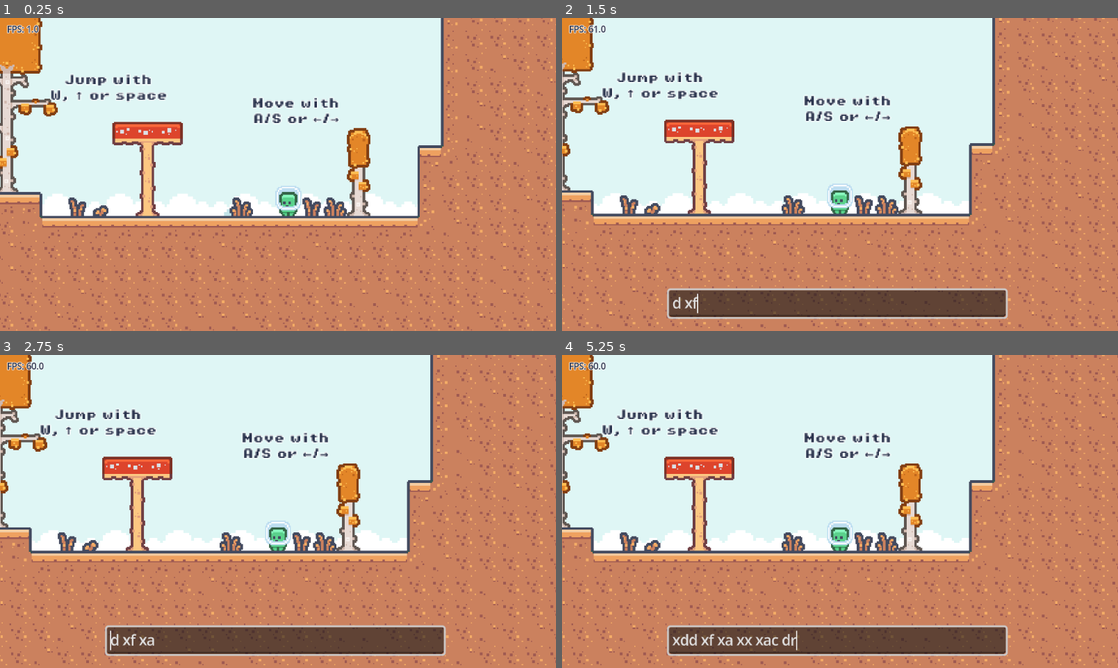
Above: before the commit, frames 1-4 (two rows, left to right).
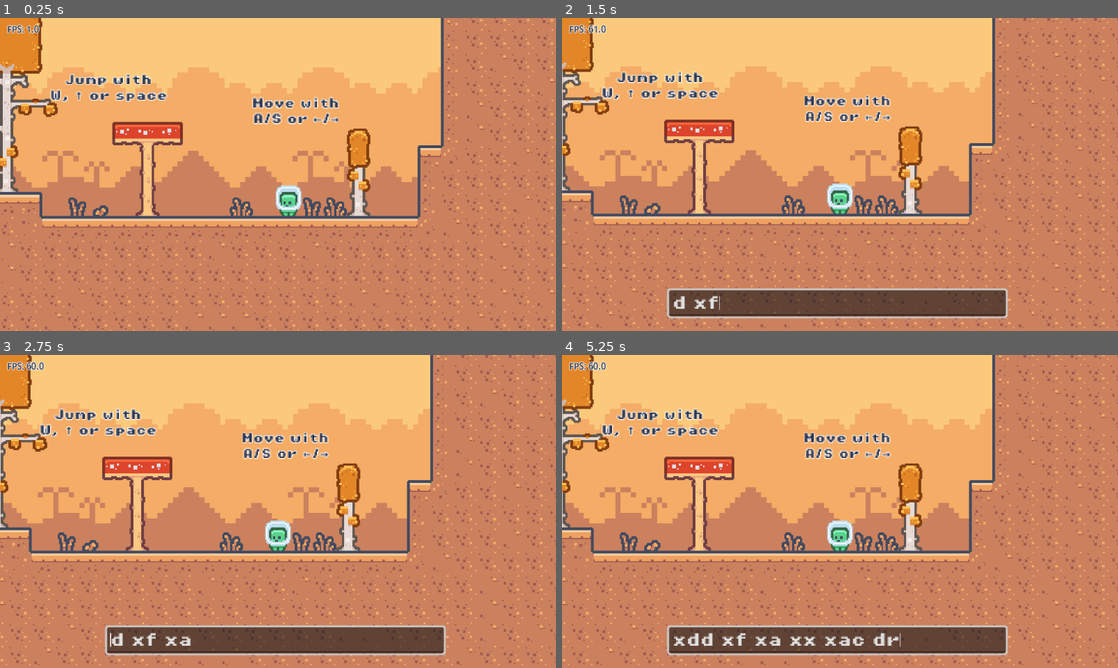
Above: after the commit, the same moments.

Repository: Mac15001900/magicArchaeology
Game: Godot game, scene res://Main.tscn
Same seed, same stepped clock (60 frames per second), same inputs: the game is played once before the commit and once after it.
Inputs:
- Up to frame 1 (0.25 s): no input
- Up to frame 2 (1.5 s): tap X (spell) at 0.5, 1.25 s; hold D (move_right) from 0.53 s (still down); tap Shift (dash) at 0.6 s; tap Space (jump) at 0.77 s; tap F (interact) at 1.35 s
- Up to frame 3 (2.75 s): tap Space (jump) at 1.52 s; tap X (spell) at 2 s; release D (move_right) at 2.03 s; hold A (move_left) from 2.03 s (still down); tap Up (last_spell) at 2.1 s
- Up to frame 4 (5.25 s): tap X (spell) at 2.75, 3.5, 3.6, 4.25 s; release A (move_left) at 2.78 s; hold D (move_right) 2.78-4.28 s; tap Down (next_spell) at 2.85 s; tap Space (jump) at 3.02, 3.77, 4.52 s; hold A (move_left) 4.28-5.03 s; tap C (test) at 4.35 s; hold D (move_right) from 5.03 s (still down); tap R at 5.1 s

The runs differ from the first frame. In frame 1, 43% of the frame differs, in the area x 0-100%, y 0-100%; in frame 2, 43%; in frame 3, 43%; in frame 4, 43%.

Commit message:
Final graphical tweaks

Diff:
--- a/Main.tscn
+++ b/Main.tscn
@@ -49,7 +49,7 @@
 anchors_preset = 15
 anchor_right = 1.0
 anchor_bottom = 1.0
-color = Color(0.875, 0.965, 0.961, 1)
+color = Color(0.9843137, 0.7882353, 0.48235294, 1)
 
 [node name="Hills" type="Parallax2D" parent="." unique_id=330756958]
 z_index = -20
@@ -58,19 +58,19 @@
 repeat_times = 8
 
 [node name="Clouds" type="Sprite2D" parent="Hills" unique_id=390389195]
-position = Vector2(194, 55)
-scale = Vector2(2, 2)
+position = Vector2(180, -90)
+scale = Vector2(4, 4)
 texture = ExtResource("5")
 centered = false
 region_enabled = true
-region_rect = Rect2(0, 0, 96, 72)
+region_rect = Rect2(96, 0, 48, 72)
 
 [node name="Below" type="ColorRect" parent="Hills" unique_id=1985082031]
-offset_left = 194.0
-offset_top = 199.0
-offset_right = 386.0
-offset_bottom = 1199.0
-color = Color(0.761, 0.89, 0.91, 1)
+offset_left = 180.0
+offset_top = 198.0
+offset_right = 372.0
+offset_bottom = 1198.0
+color = Color(0.79607844, 0.5058824, 0.36862746, 1)
 metadata/_edit_use_anchors_ = true
 
 [node name="Level" type="Node2D" parent="." unique_id=1685834317]
@@ -870,7 +870,7 @@
 position = Vector2(-5913, -54)
 
 [node name="Ending fog" type="ColorRect" parent="Level/Room13" unique_id=1104152430]
-offset_left = -6291.0
+offset_left = -6408.0
 offset_top = -306.0
 offset_right = -6138.0
 offset_bottom = 234.0
@@ -923,6 +923,8 @@
 offset_top = 313.0
 offset_right = 511.0
 offset_bottom = 343.33334
+theme_override_fonts/font = ExtResource("13_kjvhd")
+theme_override_font_sizes/font_size = 16
 script = ExtResource("13_c2ibq")
 
 [node name="GameController" type="Node" parent="." unique_id=1483445529]
--- a/project.godot
+++ b/project.godot
@@ -90,3 +90,4 @@
 textures/canvas_textures/default_texture_filter=0
 renderer/rendering_method="gl_compatibility"
 renderer/rendering_method.mobile="gl_compatibility"
+2d/snap/snap_2d_vertices_to_pixel=true
--- a/scripts/player.gd
+++ b/scripts/player.gd
@@ -86,6 +86,7 @@
 @onready var animated_sprite = $AnimatedSprite2D
 @onready var tilemap = $"../Level/MainMap"
 
+
 func toggle_control(on: bool) -> void:
 	self.control_enabled = on
 
